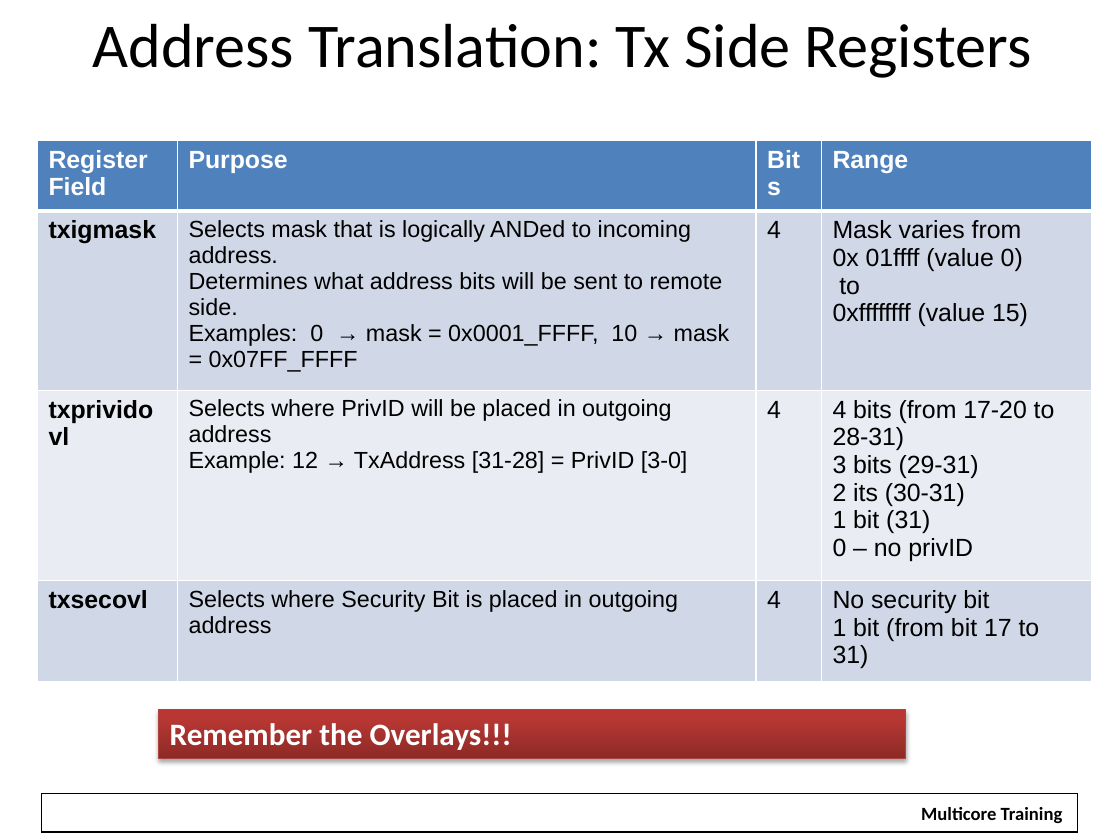
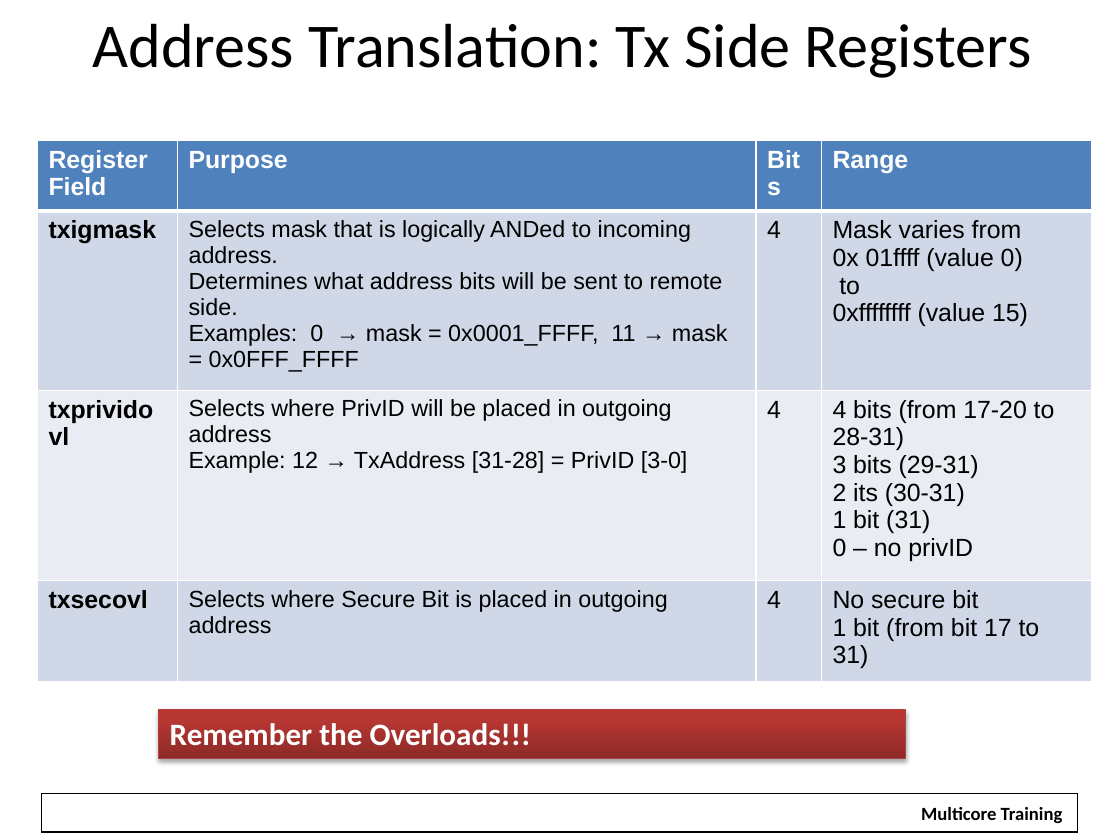
Before and after one commit to hari1989/keystone-workshop, a slide deck: slide 19 of slides/Intro to Hyperlink.pptx (slide 20 before the commit). Drawn at 1120x840 pixels with LibreOffice and Linux fonts; fonts in the diff are those of the drawing; background and template pictures are left out. Boxes give left, top, right and bottom in pixels: in the first picture for what was removed or moved away, otherwise in the second. Text is boxed around its words. In the diff, an @@ line names an element or a change of style, - is before the commit and + after.

Commit message:
Insert latest address translation

```diff
--- a/slides/Intro to Hyperlink.pptx
+++ b/slides/Intro to Hyperlink.pptx
@@ table at (37,140,1092,672) @@
-row 2, column 2: Selects mask that is logically ANDed to incoming address. Determines what address bits will be sent to remote side. Examples: 0 → mask = 0x0001_FFFF, 10 → mask = 0x07FF_FFFF
+row 2, column 2: Selects mask that is logically ANDed to incoming address. Determines what address bits will be sent to remote side. Examples: 0 → mask = 0x0001_FFFF, 11 → mask = 0x0FFF_FFFF
-row 4, column 2: Selects where Security Bit is placed in outgoing address
+row 4, column 2: Selects where Secure Bit is placed in outgoing address
-row 4, column 4: No security bit / 1 bit (from bit 17 to 31)
+row 4, column 4: No secure bit / 1 bit (from bit 17 to 31)
@@ text in rectangle at (170,723,532,745): text changed @@
-Remember the Overlays!!!
+Remember the Overloads!!!
```
Also in this commit, not shown: 20 other slides changed, 1 slide added, 2 slides removed.
